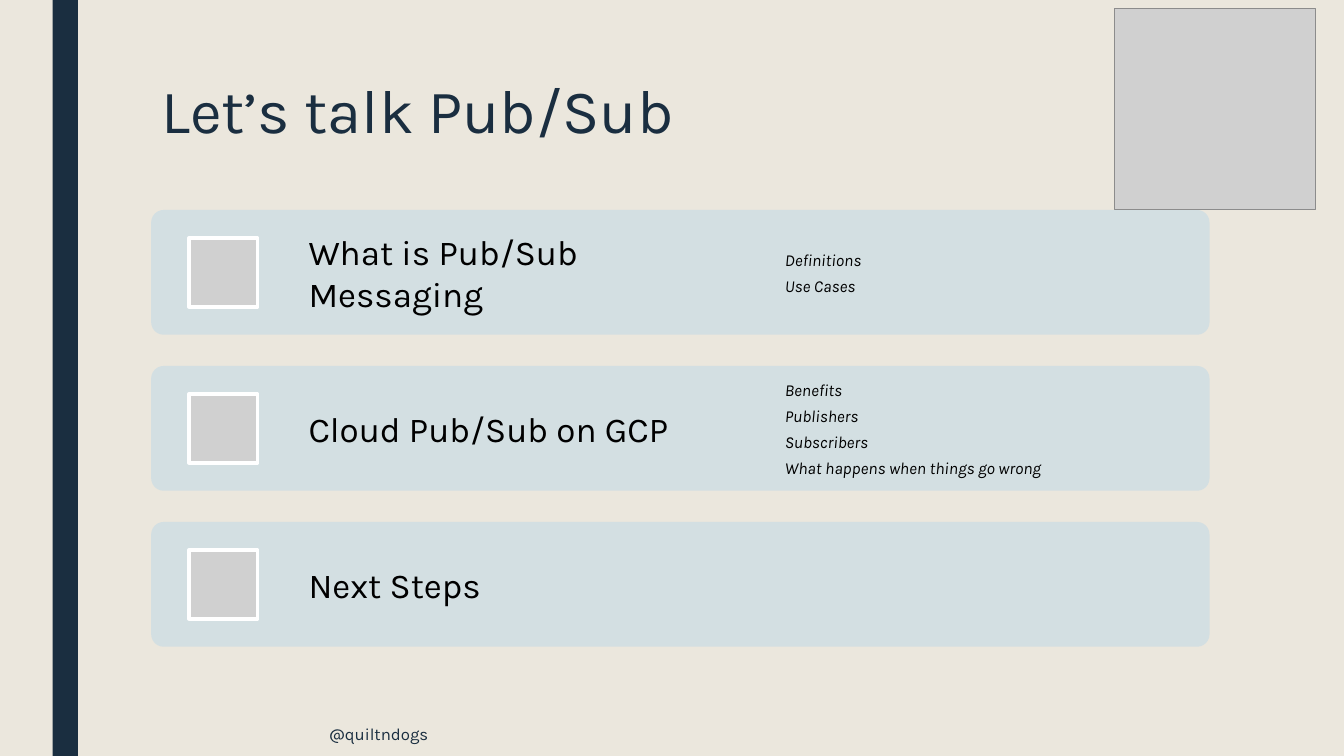
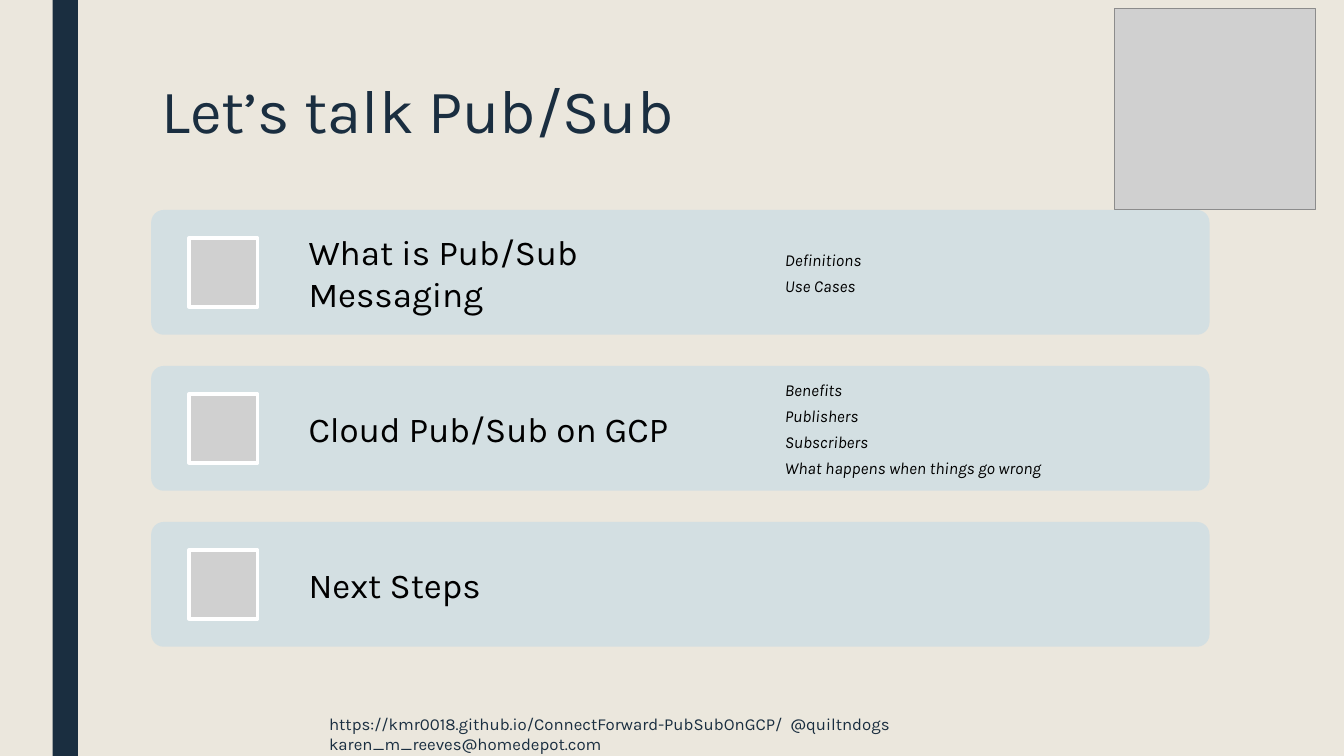
Before and after one commit to kmr0018/ConnectForward-PubSubOnGCP, a slide deck: slide 2 of PubSubGcpPresentation.pptx. Drawn at 1344x756 pixels with LibreOffice and Linux fonts; fonts in the diff are those of the drawing; grey boxes stand for pictures. Boxes give left, top, right and bottom in pixels: in the first picture for what was removed or moved away, otherwise in the second. Text is boxed around its words. In the diff, an @@ line names an element or a change of style, - is before the commit and + after.

```diff
--- a/PubSubGcpPresentation.pptx
+++ b/PubSubGcpPresentation.pptx
@@ text at bbox=[329, 717, 889, 754]: text changed @@
-@quiltndogs
+https://kmr0018.github.io/ConnectForward-PubSubOnGCP/ @quiltndogs karen_m_reeves@homedepot.com
```
Also in this commit, not shown: 14 other slides changed, 2 slides added, 1 slide removed, 1 other file.
